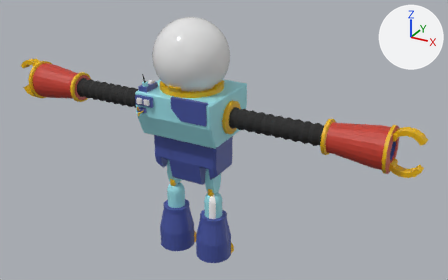
The FBX model GMNG4312_GalactiCarp_Pisces2122/Assets/Models/Pisces Carper Mechsuit_5.fbx, before and after one commit.
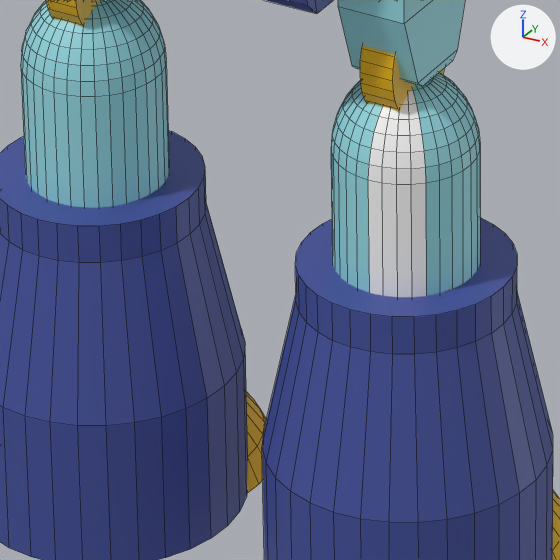
The first picture shows the older version from a camera (50 mm lens) standing at (32.8, -52.7, 17.8) and looking at (3.0, 1.6, -9.4). The close-ups show both versions on the part from 37% to 52% of the width and 65% to 89% of the height of that picture; other places that the commit changed are outside them. Arrows for +X, +Y and +Z are at upper right; the lights stay in place. The close-ups show mesh edges as thin lines. Where no turn or scale is listed for an object, it has been applied to the vertices.

The first close-up shows 'Fishmech_4 Leg L', 'Fishmech_4 Leg R'.
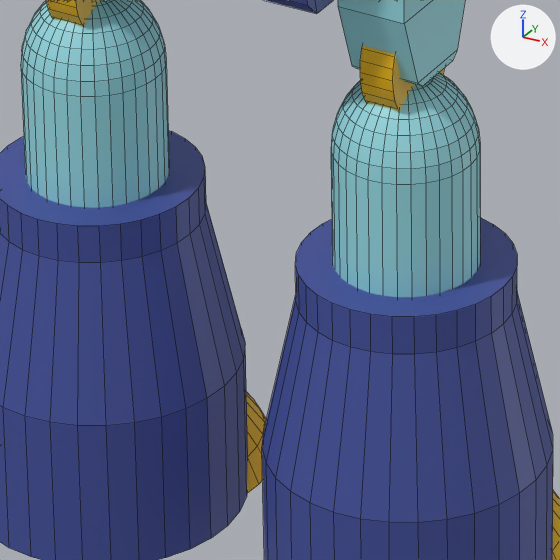
Where the change shows, as pixel boxes (x1, y1, x2, y2) in the close-ups (560 x 560 px):
part 1 of me_cylinder_001, recoloured (white to cyan)
    both: (368, 89, 426, 297)

The edits, one by one:
me_cylinder_001 has 706 vertices, 639 faces and spans x -2.0..2.0, y -2.0..2.95, z -8.32..3.28.
me_cylinder_001 is used by ob_fishmech_4_leg_r; location (2.48, 0.0, -14.85).
me_cylinder_001 part 1: 32 of the faces centred in x 0.03..0.63, y -0.99..-0.22, z -3.14..-0.32 switch from mat_fish_white (white #ffffff) to mat_mech_teal (cyan #9adee7).
